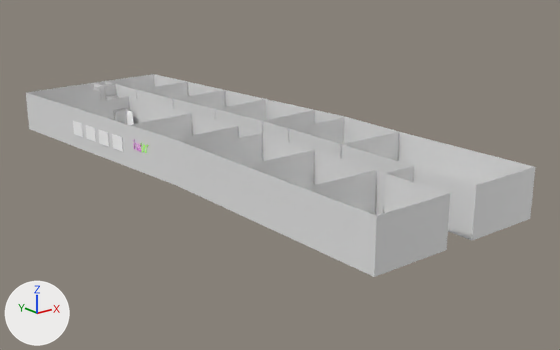
Before and after pictures for a commit that changed the glTF model public/HSW.gltf.
Before and after are seen from a camera (50 mm lens) standing at (-22.3, -22.7, 15.2) and looking at (9.3, 16.8, -0.6). Every picture has the same lights, and +X, +Y and +Z are marked at lower left. Where no turn or scale is listed for an object, it has been applied to the vertices. Vertices at the same position are counted once.
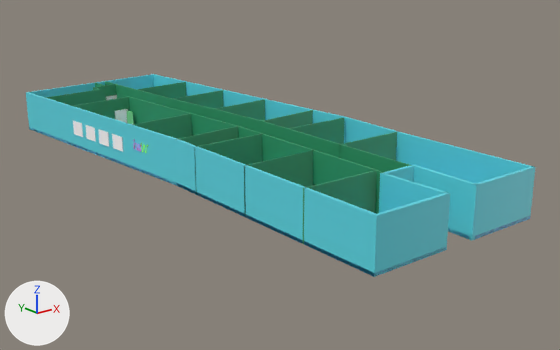
What the commit changed:
Material 'Material.002' (mat_material_002) is new.
Its base color is (0.135, 0.436, 0.8) (blue #67b0e7).
Material 'Material' (mat_material) is new.
Its base color is (0.031, 0.323, 0.141) (green #319a69).
Material 'Material.001' (mat_material_001) is new.
Its base color is (0.106, 0.7, 0.8) (cyan #5cdae7).
me_plane is used by ob_plane; location (12.27, 0.19, 1.5).
me_plane had 24 vertices, 22 faces and spanned x -12.3..1.7, y 0.0..38.3, z -1.5..1.5.
me_plane now has 86 vertices, 184 faces and spans x -12.3..1.7, y 0.0..38.3, z -1.5..1.5.
me_plane part 1: 62 vertices added at x -12.1..1.5, y 0.0..38.1, z -1.5..1.5.
me_plane part 2: 20 faces spanning x -12.3..1.7, y 0.0..38.3, z -1.5..1.5 switch from no material to mat_material_001 (cyan #5cdae7).
me_plane_001 is used by ob_plane_001; location (12.27, 0.19, 1.5).
me_plane_001 had 84 vertices, 56 faces and spanned x -12.1..1.5, y 4.4..37.9, z -1.5..1.5.
me_plane_001 now has 232 vertices, 416 faces and spans x -12.1..1.5, y 4.4..37.9, z -1.5..1.5.
me_plane_001 part 3: 1 vertex removed from x -5.0, y 36.1, z -1.5; 149 vertices added at x -12.0..1.5, y 4.4..37.9, z -1.5..1.5.
me_plane_001 part 4: 47 faces spanning x -11.7..1.5, y 4.4..37.8, z -1.5..1.5 switch from no material to mat_material (green #319a69).
me_plane_002 is used by ob_plane_002; location (12.27, 0.19, 1.5).
me_plane_002 had 12 vertices, 10 faces and spanned x -12.3..1.7, y 0.0..38.3, z -1.5.
me_plane_002 now has 24 vertices, 44 faces and spans x -12.3..1.7, y 0.0..38.3, z -1.5..-1.3.
Part 5, on me_plane_002:
12 vertices are added at x -12.3..1.7, y 0.0..38.3, z -1.3.
34 new faces join them.
me_plane_002 now uses material mat_material_002 (blue #67b0e7).
me_handle_front_002 is used by ob_handle_front_001; location (5.29, 29.97, 1.05).
me_handle_front_002 had 146 vertices, 264 faces and spanned x -0.08..0.001, y -0.044..0.136, z -0.043..0.044.
me_handle_front_002 now has 2258 vertices, 4416 faces and spans x -0.075..-0.001, y -0.041..0.134, z -0.041..0.041.
me_handle_front_002 part 6: the surface is now shaded flat.
Object 'CTRL_Hole.005' (ob_ctrl_hole_005) is deleted.
Object 'DoorFrame.002' (ob_doorframe_002) is deleted.

Pixel boxes [x1, y1, x2, y2] of what changed, in the pictures (560 x 350 px):
'Plane.001', reshaped: before [45, 81, 413, 216]; after [45, 81, 410, 244]
'CTRL_Hole.005', deleted: before [114, 109, 128, 124]
part 1 of me_plane, added (cyan): after [26, 74, 534, 240]
part 2 of me_plane, recoloured (grey to cyan): [175, 140, 535, 277] in both
part 3 of me_plane_001, built on: before [110, 85, 116, 96]; after [45, 81, 410, 244]
part 4 of me_plane_001, recoloured (grey to green): before [70, 82, 413, 216]; after [93, 82, 397, 160]
part 5 of me_plane_002, added (cyan): after [30, 128, 531, 276]
